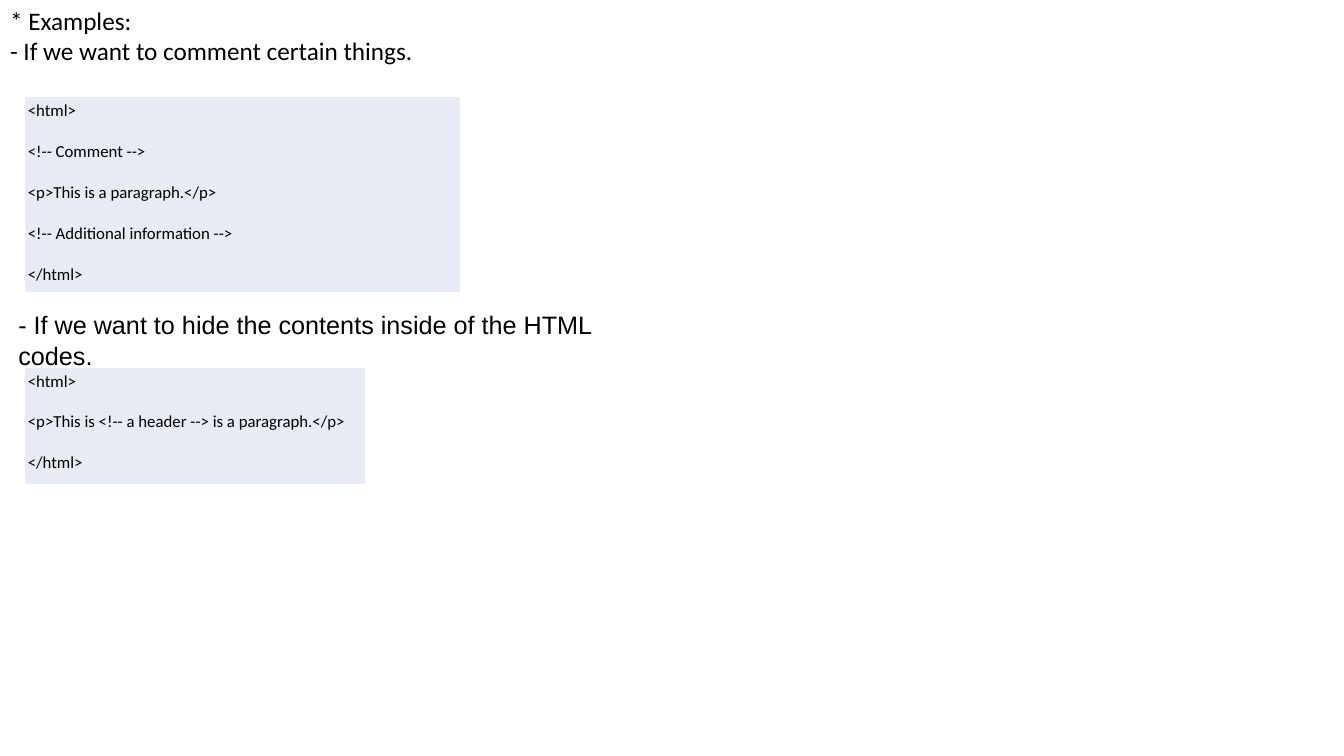
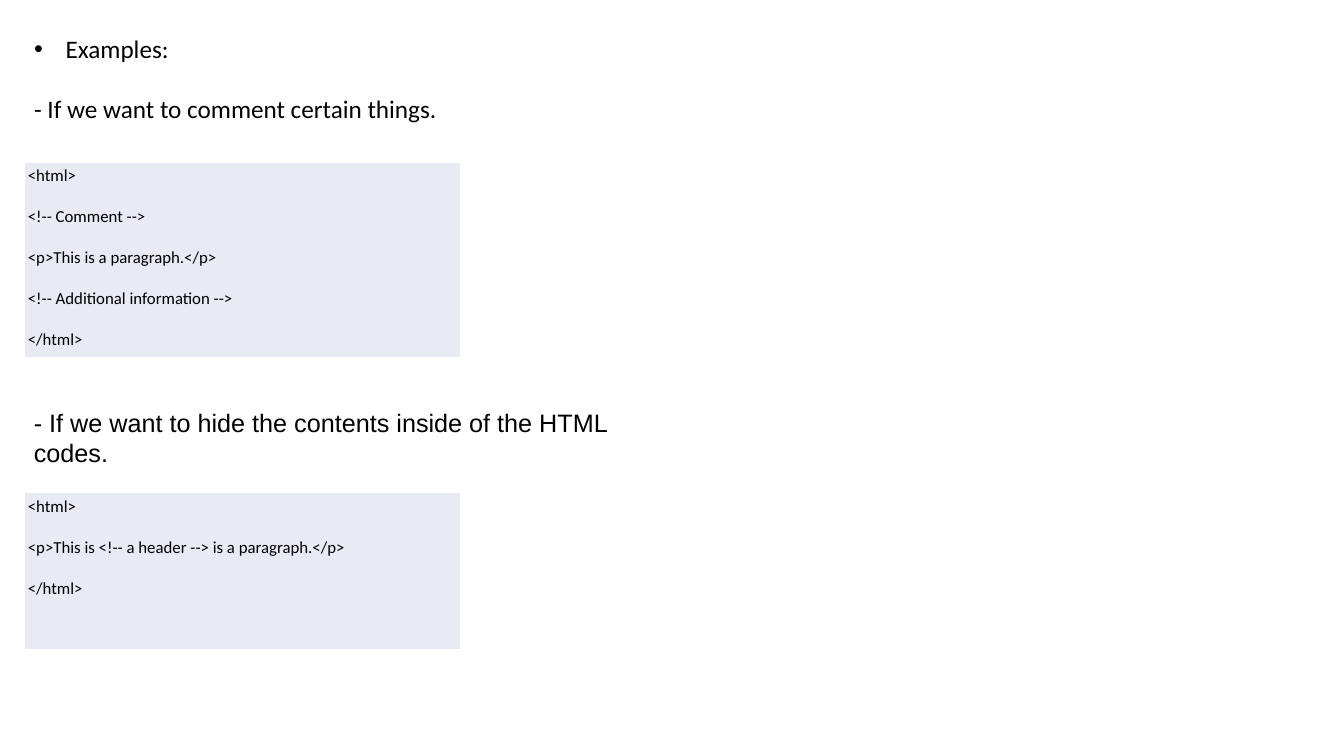
Before and after one commit to kawaaii/college-stuff, a slide deck: slide 3 of HTML Comments.pptx. Drawn at 1344x756 pixels with LibreOffice and Linux fonts; fonts in the diff are those of the drawing. Boxes give left, top, right and bottom in pixels: in the first picture for what was removed or moved away, otherwise in the second. Text is boxed around its words. In the diff, an @@ line names an element or a change of style, - is before the commit and + after.

Commit message:
HTML: HTMLComments: Bit arrangements

```diff
--- a/HTML Comments.pptx
+++ b/HTML Comments.pptx
@@ text "Examples:": place and size @@
-text "Examples:" at bbox=[23, 12, 413, 65]
+text "Examples:" at bbox=[47, 40, 437, 123]
@@ text at bbox=[66, 40, 169, 62]: text changed @@
-* Examples:
+• Examples:
@@ table: place and size @@
-table at bbox=[24, 97, 461, 292]
+table at bbox=[24, 162, 461, 358]
@@ text "- If we want to ...": place and size @@
-text "- If we want to ..." at bbox=[34, 315, 593, 335]
+text "- If we want to ..." at bbox=[49, 413, 608, 433]
@@ table: place and size @@
-table at bbox=[24, 367, 366, 485]
+table at bbox=[24, 492, 461, 649]
```
Also in this commit, not shown: 2 other slides changed.
